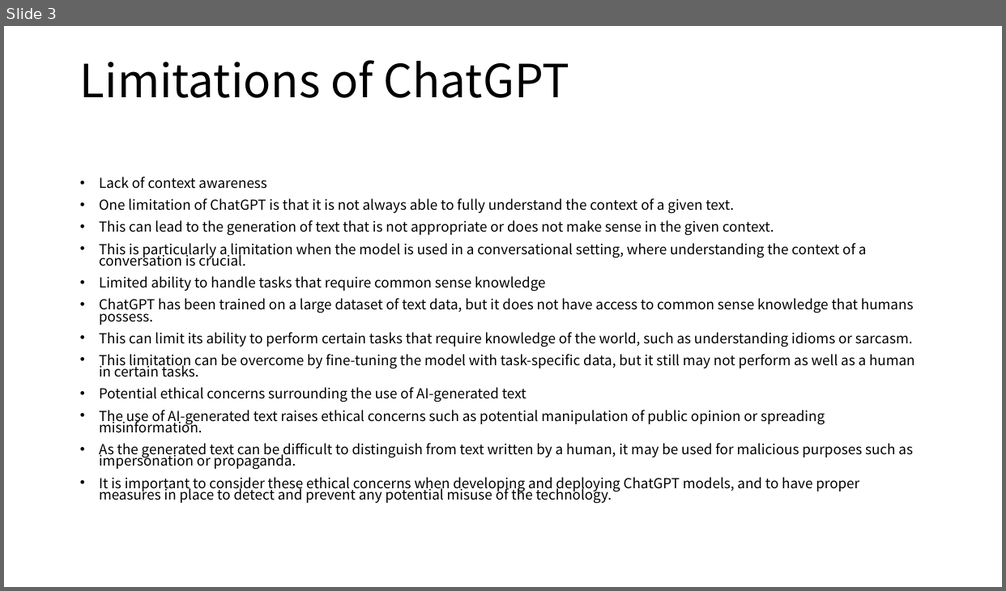
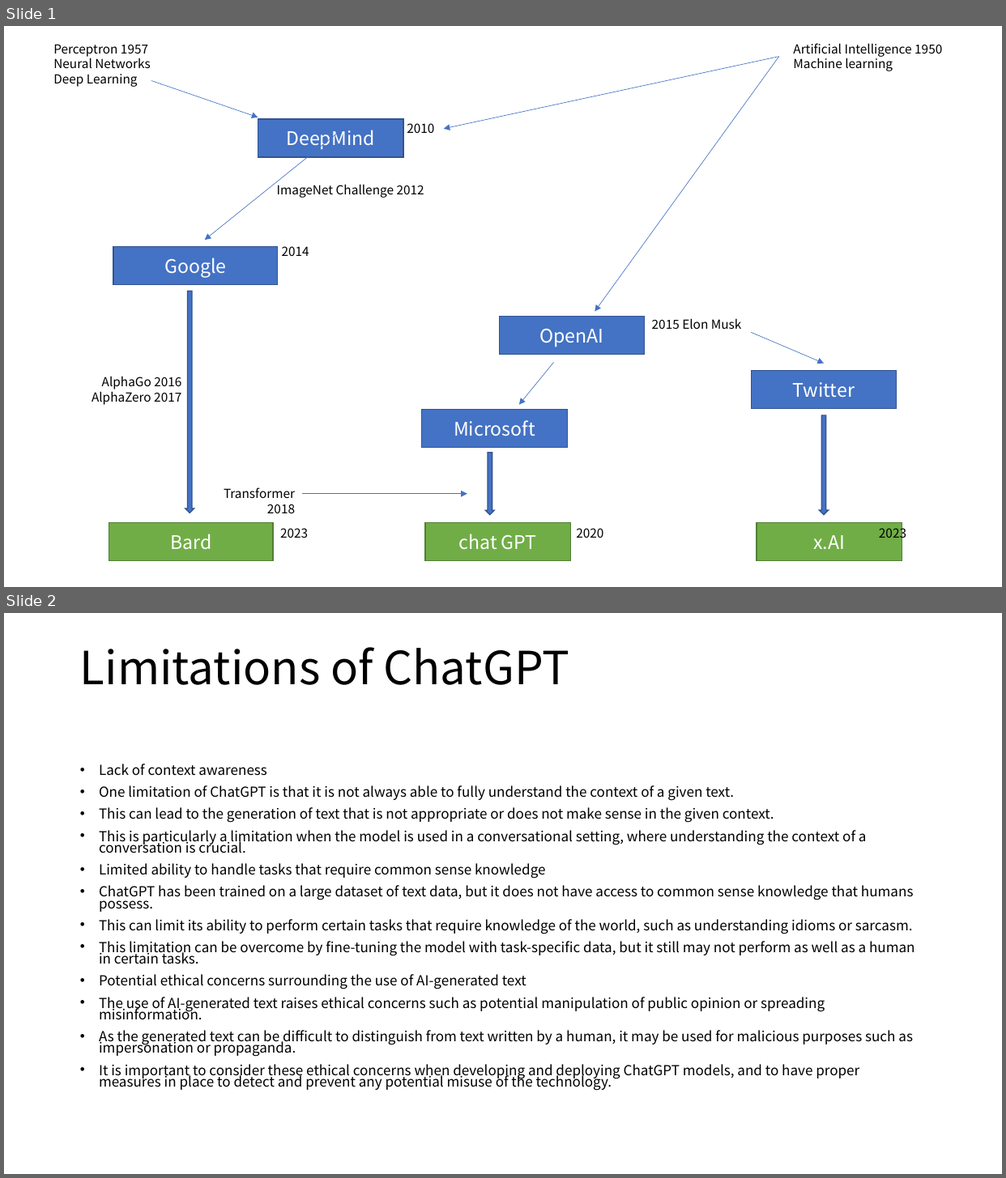
Before and after one commit to MigoJJ/AI_2023.07, a slide deck: AI_06_Conclusion.pptx. Shown one above the other, each under a label of ours: slide 3 before the commit, slides 1 and 2 after it. The pictures are 1006x591 and 1006x1178 pixels, drawn with LibreOffice and Linux fonts; fonts in the diff are those of the drawing. Boxes give left, top, right and bottom in pixels: in the first picture for what was removed or moved away, otherwise in the second. Text is boxed around its words. In the diff, an @@ line names an element or a change of style, - is before the commit and + after.

```diff
--- a/AI_06_Conclusion.pptx
+++ b/AI_06_Conclusion.pptx
@@ slide 1 added at (4,26,1002,587), background #FFFFFF @@
@@ text added at (53,44,151,87), 12 pt, text #000000 @@
+Perceptron 1957
+Neural Networks
+Deep Learning
@@ text added at (793,43,942,71), 12 pt, text #000000 @@
+Artificial Intelligence 1950
+Machine learning
@@ arrow added from (779, 57) to (444, 129), #4472C4 0.5 pt @@
@@ arrow added from (779, 57) to (594, 312), #4472C4 0.5 pt @@
@@ arrow added from (151, 80) to (258, 118), #4472C4 0.5 pt @@
@@ arrow added from (351, 122) to (205, 240), #4472C4 0.5 pt @@
@@ rectangle added at (258,120,403,158), fill #4472C4, outline #325491 1 pt, 18 pt, text #FFFFFF @@
+DeepMind
@@ text added at (407,123,434,133), 12 pt, text #000000 @@
+2010
@@ text added at (277,184,424,198), 12 pt, text #000000 @@
+ImageNet Challenge 2012
@@ rectangle added at (113,247,277,285), fill #4472C4, outline #325491 1 pt, 18 pt, text #FFFFFF @@
+Google
@@ text added at (282,246,309,256), 12 pt, text #000000 @@
+2014
@@ down arrow added at (185,291,194,514), fill #4472C4, outline #325491 1 pt @@
@@ rectangle added at (499,317,644,355), fill #4472C4, outline #325491 1 pt, 18 pt, text #FFFFFF @@
+OpenAI
@@ text added at (652,318,742,329), 12 pt, text #000000 @@
+2015 Elon Musk
@@ arrow added from (751, 333) to (824, 364), #4472C4 0.5 pt @@
@@ arrow added from (553, 363) to (519, 405), #4472C4 0.5 pt @@
@@ text added at (91,376,181,405), 12 pt, text #000000 @@
+AlphaGo 2016
+AlphaZero 2017
@@ rectangle added at (751,371,897,409), fill #4472C4, outline #325491 1 pt, 18 pt, text #FFFFFF @@
+Twitter
@@ rectangle added at (422,410,567,448), fill #4472C4, outline #325491 1 pt, 18 pt, text #FFFFFF @@
+Microsoft
@@ down arrow added at (819,416,829,515), fill #4472C4, outline #325491 1 pt @@
@@ down arrow added at (485,453,494,515), fill #4472C4, outline #325491 1 pt @@
@@ text added at (224,488,295,514), 12 pt, text #000000 @@
+Transformer 2018
@@ arrow added from (303, 494) to (467, 494), #4472C4 0.5 pt @@
@@ rectangle added at (108,523,273,561), fill #70AD47, outline #538035 1 pt, 18 pt, text #FFFFFF @@
+Bard
@@ text added at (280,528,308,538), 12 pt, text #000000 @@
+2023
@@ rectangle added at (425,523,571,561), fill #70AD47, outline #538035 1 pt, 18 pt, text #FFFFFF @@
+chat GPT
@@ text added at (576,528,603,538), 12 pt, text #000000 @@
+2020
@@ rectangle added at (756,523,901,561), fill #70AD47, outline #538035 1 pt, 18 pt, text #FFFFFF @@
+x.AI
@@ text added at (879,526,906,542), 12 pt, text #000000 @@
+2023
@@ what was slide 3 is now slide 2 @@
```
Also in this commit, not shown: 1 slide changed, 3 other slides added, 1 other file.
